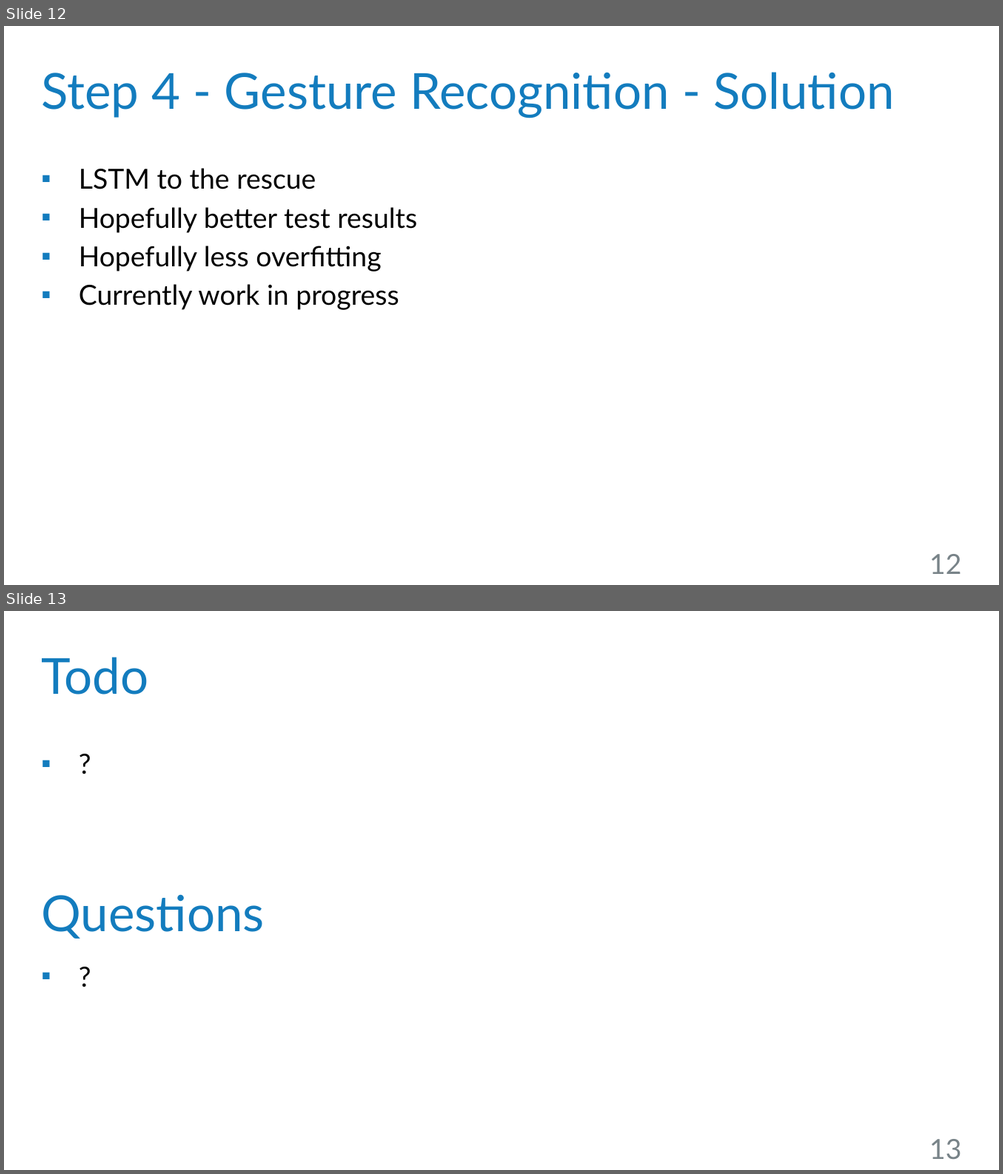
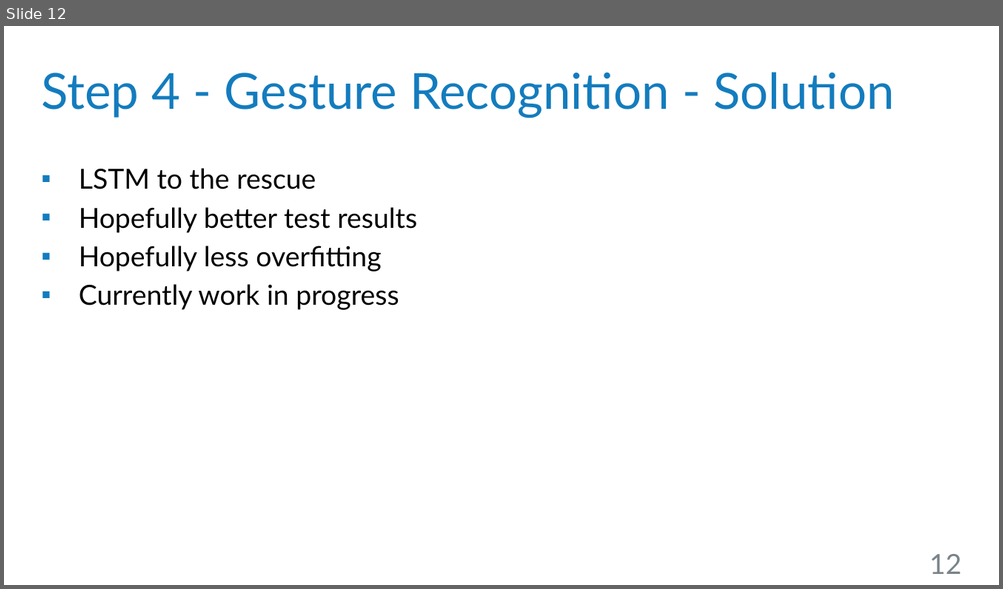
Before and after one commit to robsch94/FaPraKnuckleInput, a slide deck: Presentations/InterimPresentation.pptx. Shown one above the other, each under a label of ours: slides 12 and 13 before the commit, slide 12 after it. The pictures are 1003x1174 and 1003x589 pixels, drawn with LibreOffice and Linux fonts; fonts in the diff are those of the drawing; background and template pictures are left out. Boxes give left, top, right and bottom in pixels: in the first picture for what was removed or moved away, otherwise in the second. Text is boxed around its words. In the diff, an @@ line names an element or a change of style, - is before the commit and + after.

```diff
--- a/Presentations/InterimPresentation.pptx
+++ b/Presentations/InterimPresentation.pptx
@@ slide 13 removed at [4, 611, 999, 1170], background #FFFFFF @@
@@ title removed at [41, 657, 148, 695] @@
-Todo
@@ text removed at [32, 742, 972, 876] @@
-▪ ?
@@ text removed at [41, 894, 264, 939] @@
-Questions
@@ text removed at [32, 954, 972, 1088] @@
-▪ ?
@@ page number removed at [929, 1139, 961, 1159] @@
-13
```
Also in this commit, not shown: 3 slides changed, 17 other files.
